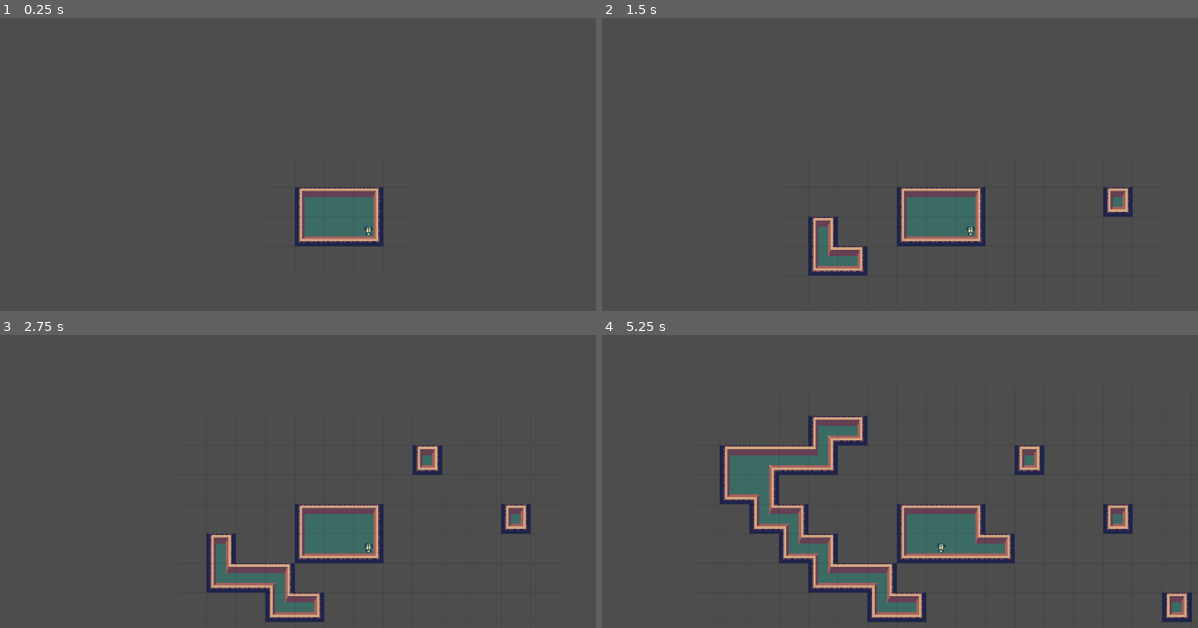
Above: before the commit, frames 1-4 (two rows, left to right).
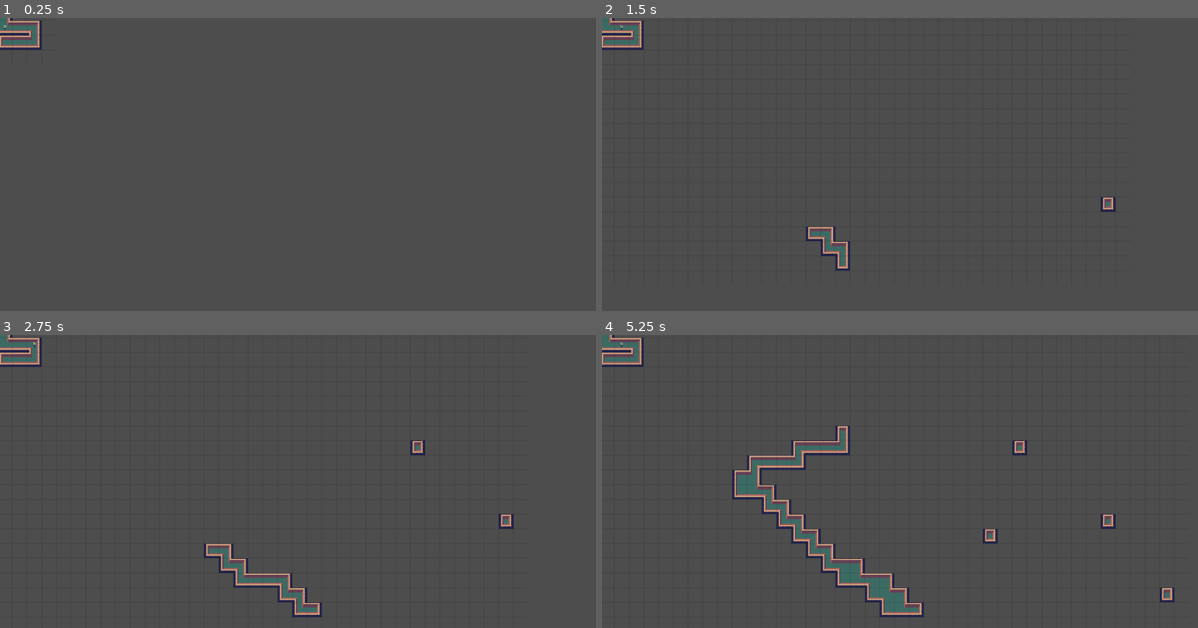
Above: after the commit, the same moments.

Repository: silversquirl/gmtk-2023
Game: Godot game, scene res://main_map.tscn
Same seed, same stepped clock (60 frames per second), same inputs: the game is played once before the commit and once after it.
Inputs (mouse positions are in pixels of both pictures, inside the frame that each line leads up to):
- Up to frame 1 (0.25 s): no input
- Up to frame 2 (1.5 s): tap Enter at 0.5 s; move the mouse to (1108, 196) at 0.52 s; hold D 0.53-1.25 s; click (1108, 196) at 0.67 s; tap Space at 1.25 s; drag from (816, 237) to (917, 296) at 1.27 s
- Up to frame 3 (2.75 s): tap Enter at 2 s; move the mouse to (423, 446) at 2.02 s; hold D from 2.03 s (still down); click (423, 446) at 2.17 s
- Up to frame 4 (5.25 s): release D at 2.75 s; tap Space at 2.75, 4.25 s; drag from (917, 613) to (745, 472) at 2.77 s; tap Enter at 3.5 s; move the mouse to (1168, 592) at 3.52 s; hold A 3.53-4.25 s; click (1168, 592) at 3.67 s; drag from (745, 472) to (852, 434) at 4.27 s; move the mouse to (989, 534) at 5.02 s; hold S from 5.03 s (still down); click (989, 534) at 5.17 s

The runs differ from the first frame. In frame 1, 3.1% of the frame differs, in the area x 0-65%, y 0-78%; in frame 2, 4.9%; in frame 3, 6.4%; in frame 4, 11%, in the area x 0-99%, y 0-98%.

Commit message:
move to the positive quadrant and limit the number of tiles we're trying to draw at once

Diff:
--- a/cameractrl.gd
+++ b/cameractrl.gd
@@ -6,7 +6,8 @@
 	pass # Replace with function body.
 func fixzoom():
 	var vp = get_viewport_rect().size
-	var minzoom = max(vp.y / HEIGHT, vp.x / WIDTH)
+	var visible_world = get_parent().get_node("TileMap").visible_size()
+	var minzoom = max(vp.y / visible_world.y, vp.x / visible_world.x)
 	var newmag = max(zoom.x, minzoom)
 	zoom = Vector2(newmag, newmag)
 	position = fixpos(position)
@@ -15,13 +16,12 @@
 func _process(delta):
 	pass
 
-const HEIGHT = 256 * 6
-const WIDTH = HEIGHT
 var dragging_from = null
 var prev_pos = null
 func fixpos(pos):
 	var extents = get_viewport_rect().size * 0.5 / zoom
-	return pos.clamp(Vector2(-128 * 6 + extents.x, -128 * 6 + extents.y), Vector2(128 * 6 - extents.x, 128 * 6 - extents.y))
+	var visible_world = get_parent().get_node("TileMap").visible_size()
+	return pos.clamp(Vector2(extents.x, extents.y), Vector2(visible_world.x - extents.x, visible_world.y - extents.y))
 func _input(event):
 	if event is InputEventMouseButton:
 		if event.button_index == MOUSE_BUTTON_WHEEL_UP && event.pressed:
--- a/editmap.gd
+++ b/editmap.gd
@@ -1,6 +1,10 @@
 extends TileMap
 
+const HEIGHT = 256
+const WIDTH = HEIGHT
 
+func visible_size():
+	return Vector2i(WIDTH, HEIGHT) * tile_set.tile_size
 # Called when the node enters the scene tree for the first time.
 func _ready():
 	pass # Replace with function body.
@@ -17,9 +21,12 @@
 	if event is InputEventMouseMotion || event is InputEventMouseButton:
 		if event.button_mask & MOUSE_BUTTON_MASK_LEFT:
 			var current_tile = local_to_map(get_local_mouse_position())
+			if current_tile.x >= WIDTH || current_tile.y >= HEIGHT: return
 			if chain.is_empty():
 				chain.push_back(current_tile)
 			else:
+				while len(chain) > 10:
+					chain.pop_front()
 				_draw_line_filling(chain[len(chain) - 1], current_tile, func(p): chain.push_back(p))
 
 			set_cells_terrain_connect(0, chain, 0, 0)
@@ -32,7 +39,6 @@
 		f.call(pos)
 		if pos == end: break
 		var diff = end - pos
-		print(end, pos, 	diff)
 		if abs(diff.x) < abs(diff.y): pos.y += sign(diff.y)
 		else: pos.x += sign(diff.x)
 
--- a/main_map.tscn
+++ b/main_map.tscn
@@ -353,10 +353,9 @@
 
 [node name="TileMap" type="TileMap" parent="."]
 texture_filter = 1
-scale = Vector2(2, 2)
 tile_set = SubResource("TileSet_kw6jq")
 format = 2
-layer_0/tile_data = PackedInt32Array(65534, 524288, 3, -2, 524288, 0, -1, 655360, 0, 65535, 589824, 3, -65536, 720896, 0, 0, 720896, 3)
+layer_0/tile_data = PackedInt32Array(65534, 524288, 3, -2, 524288, 0, -1, 655360, 0, 65535, 589824, 3, -65536, 720896, 0, 0, 393216, 3, 1, 131072, 3, 2, 196608, 0, 65538, 196608, 2, 65537, 131072, 3, 65536, 65536, 3)
 script = ExtResource("2_yxv88")
 
 [node name="PlayerA" type="Sprite2D" parent="TileMap"]
@@ -370,4 +369,5 @@
 script = ExtResource("3_ut3mh")
 
 [node name="Camera2D" type="Camera2D" parent="."]
+position = Vector2(580, 320)
 script = ExtResource("2_t1rcr")
--- /dev/null
+++ b/mapplacement.gd
@@ -0,0 +1,17 @@
+extends Node2D
+
+const HEIGHT = 256
+const WIDTH = HEIGHT
+
+func tile_size():
+	return $TileMap.tile_set.tile_size
+func visible_size():
+	return Vector2i(WIDTH, HEIGHT) * tile_size()
+# Called when the node enters the scene tree for the first time.
+func _ready():
+	pass # Replace with function body.
+
+
+# Called every frame. 'delta' is the elapsed time since the previous frame.
+func _process(delta):
+	position = -0.5 * visible_size() / scale
